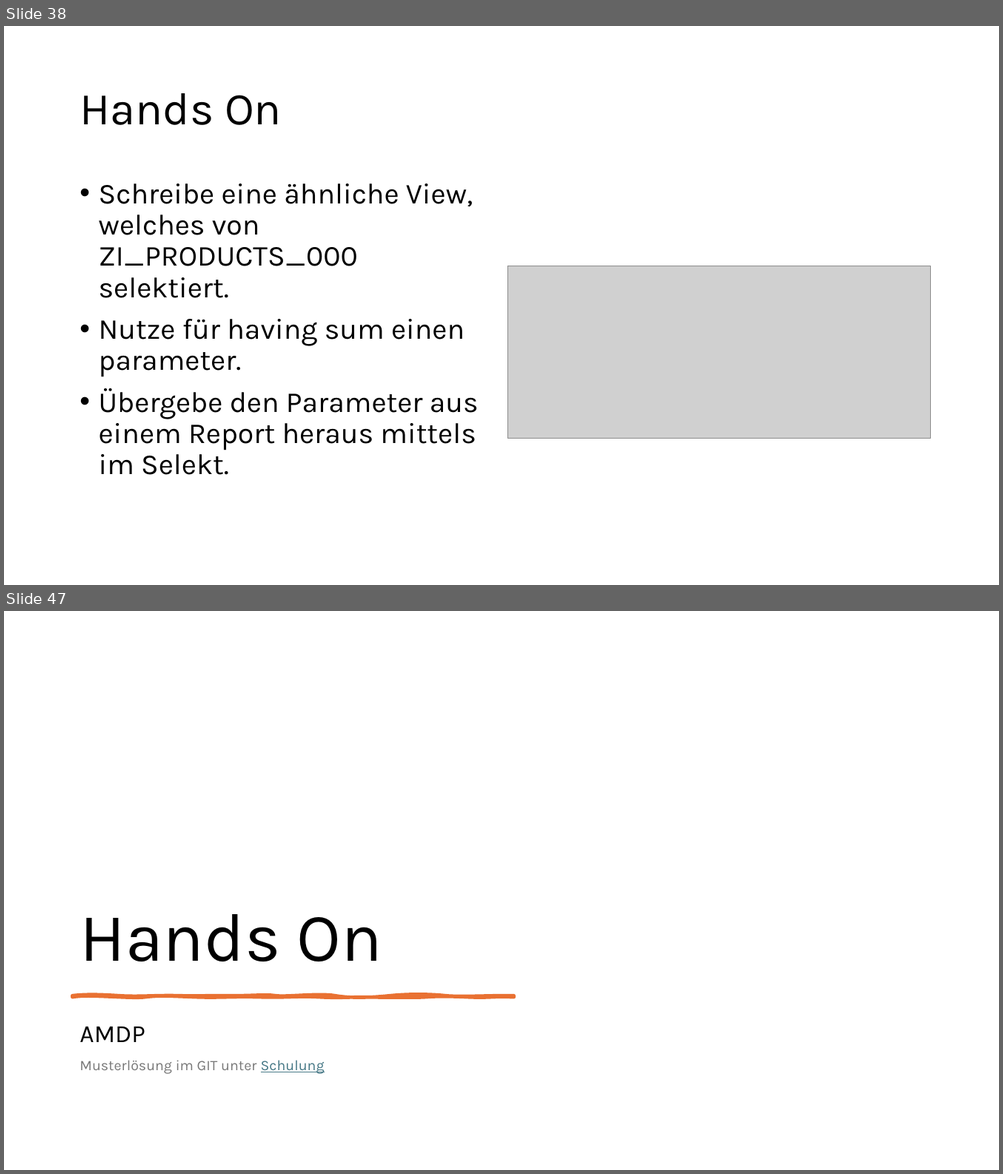
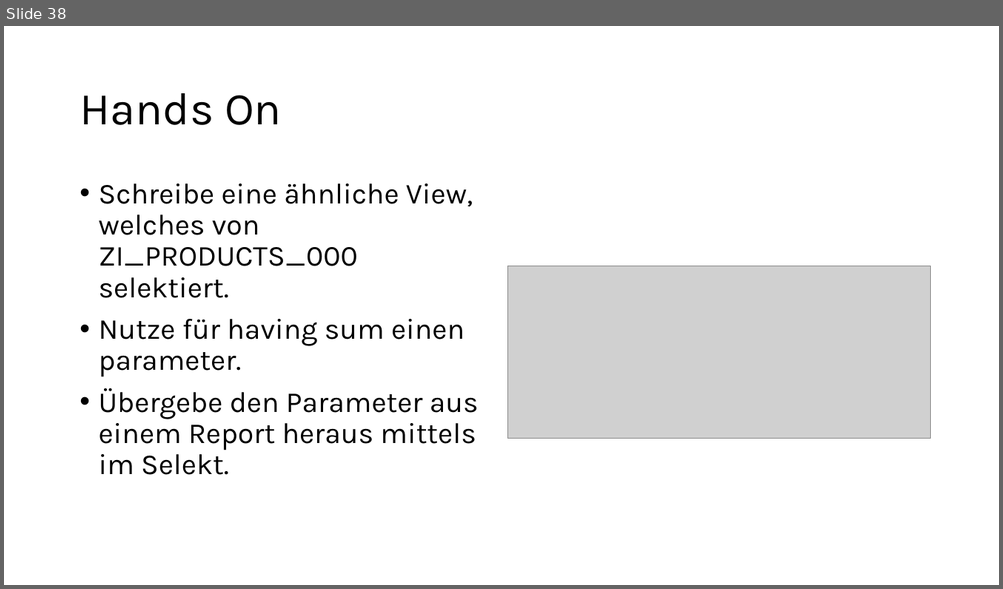
Before and after one commit to DevelopmentBvise/Schulung, a slide deck: CDS presentation/Tag1_Data Modeling with Core Data Services.pptx. Shown one above the other, each under a label of ours: slides 38 and 47 before the commit, slide 38 after it; the slides between them are not shown. The pictures are 1003x1174 and 1003x589 pixels, drawn with LibreOffice and Linux fonts; fonts in the diff are those of the drawing; grey boxes stand for pictures. Boxes give left, top, right and bottom in pixels: in the first picture for what was removed or moved away, otherwise in the second. Text is boxed around its words. In the diff, an @@ line names an element or a change of style, - is before the commit and + after.

```diff
--- a/CDS presentation/Tag1_Data Modeling with Core Data Services.pptx
+++ b/CDS presentation/Tag1_Data Modeling with Core Data Services.pptx
@@ slide 47 removed at bbox=[4, 611, 999, 1170], background #FFFFFF @@
@@ title removed at bbox=[79, 914, 382, 962] @@
-Hands On
@@ freeform shape removed at bbox=[73, 996, 515, 997] @@
@@ text removed at bbox=[79, 1027, 324, 1074] @@
-AMDP
-Musterlösung im GIT unter Schulung
```
Also in this commit, not shown: 1 slide changed, 12 other slides removed.
